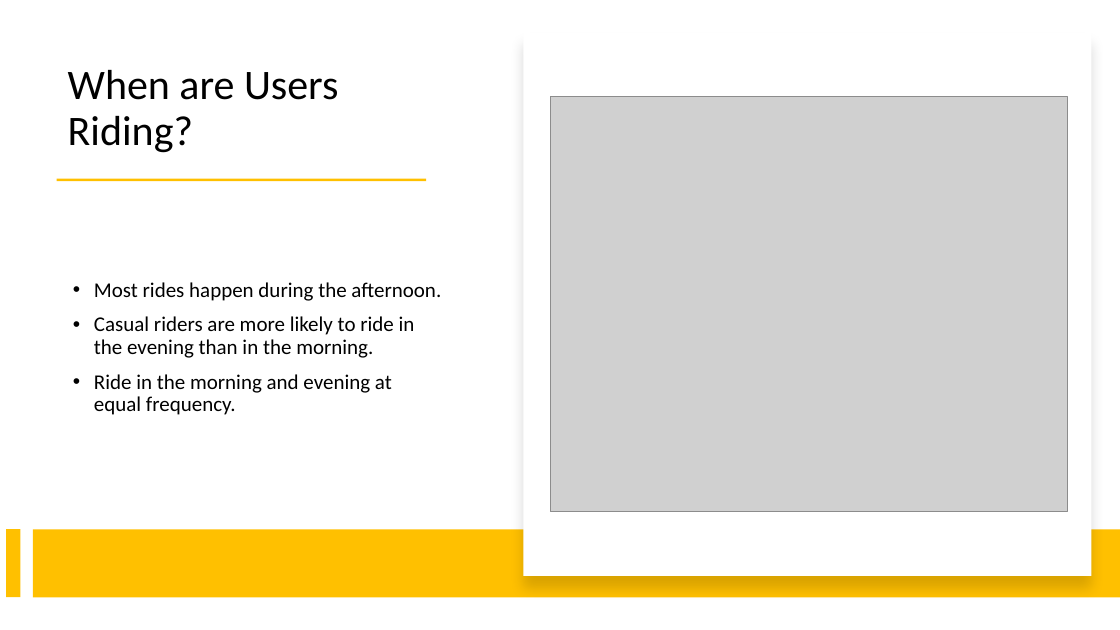
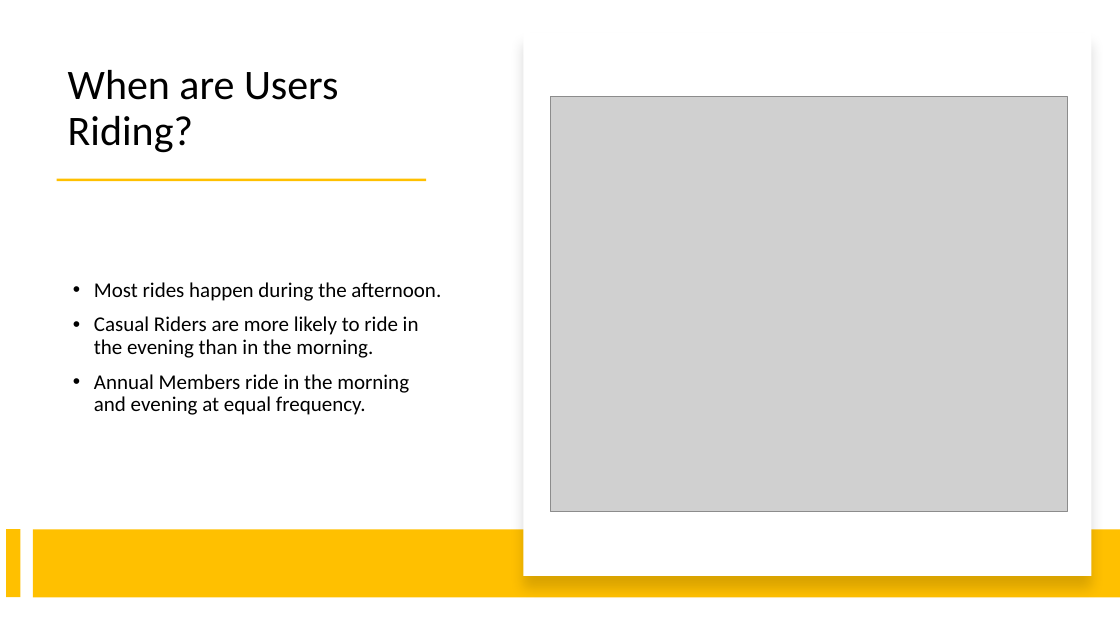
Before and after one commit to paulgreber/RideShareAnalysis, a slide deck: slide 9 of cyclistic_bike_share_analysis.pptx. Drawn at 1120x630 pixels with LibreOffice and Linux fonts; fonts in the diff are those of the drawing; grey boxes stand for pictures. Boxes give left, top, right and bottom in pixels: in the first picture for what was removed or moved away, otherwise in the second. Text is boxed around its words. In the diff, an @@ line names an element or a change of style, - is before the commit and + after.

```diff
--- a/cyclistic_bike_share_analysis.pptx
+++ b/cyclistic_bike_share_analysis.pptx
@@ text at <box>94,316,419,415</box>: text changed @@
-• Casual riders are more likely to ride in the evening than in the morning.
-• Ride in the morning and evening at equal frequency.
+• Casual Riders are more likely to ride in the evening than in the morning.
+• Annual Members ride in the morning and evening at equal frequency.
```
Also in this commit, not shown: 6 other slides changed, 1 other file.
